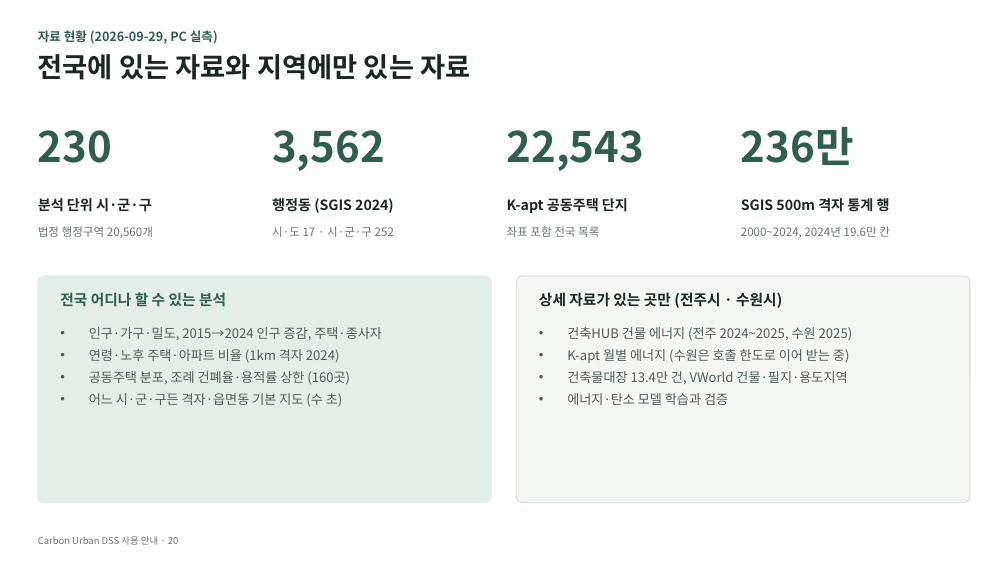
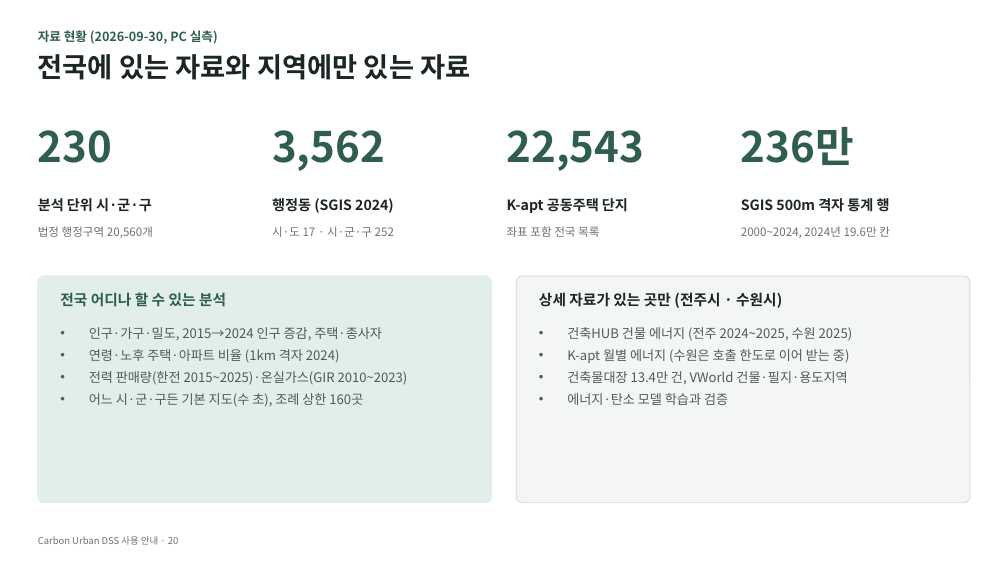
Before and after one commit to shy0401/Carbon-Urban-DSS, a slide deck: slide 20 of docs/usage/Carbon-Urban-DSS-guide.pptx. Drawn at 1008x567 pixels with LibreOffice and Linux fonts; fonts in the diff are those of the drawing. Boxes give left, top, right and bottom in pixels: in the first picture for what was removed or moved away, otherwise in the second. Text is boxed around its words. In the diff, an @@ line names an element or a change of style, - is before the commit and + after.

```diff
--- a/docs/usage/Carbon-Urban-DSS-guide.pptx
+++ b/docs/usage/Carbon-Urban-DSS-guide.pptx
@@ text at box(38, 30, 218, 44): text changed @@
-자료 현황 (2026-09-29, PC 실측)
+자료 현황 (2026-09-30, PC 실측)
@@ text at box(89, 371, 408, 407): text changed @@
-• 공동주택 분포, 조례 건폐율·용적률 상한 (160곳)
-• 어느 시·군·구든 격자·읍면동 기본 지도 (수 초)
+• 전력 판매량(한전 2015~2025)·온실가스(GIR 2010~2023)
+• 어느 시·군·구든 기본 지도(수 초), 조례 상한 160곳
```
Also in this commit, not shown: 3 other slides changed.
